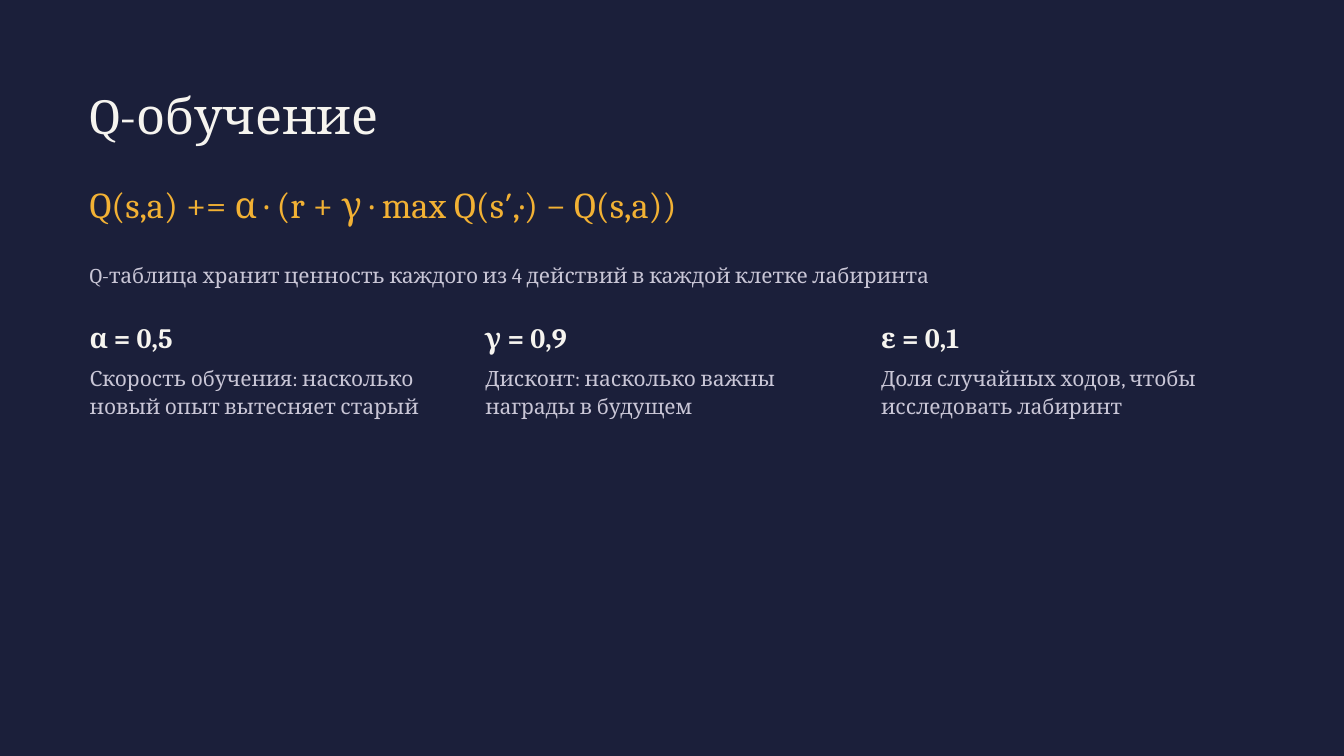
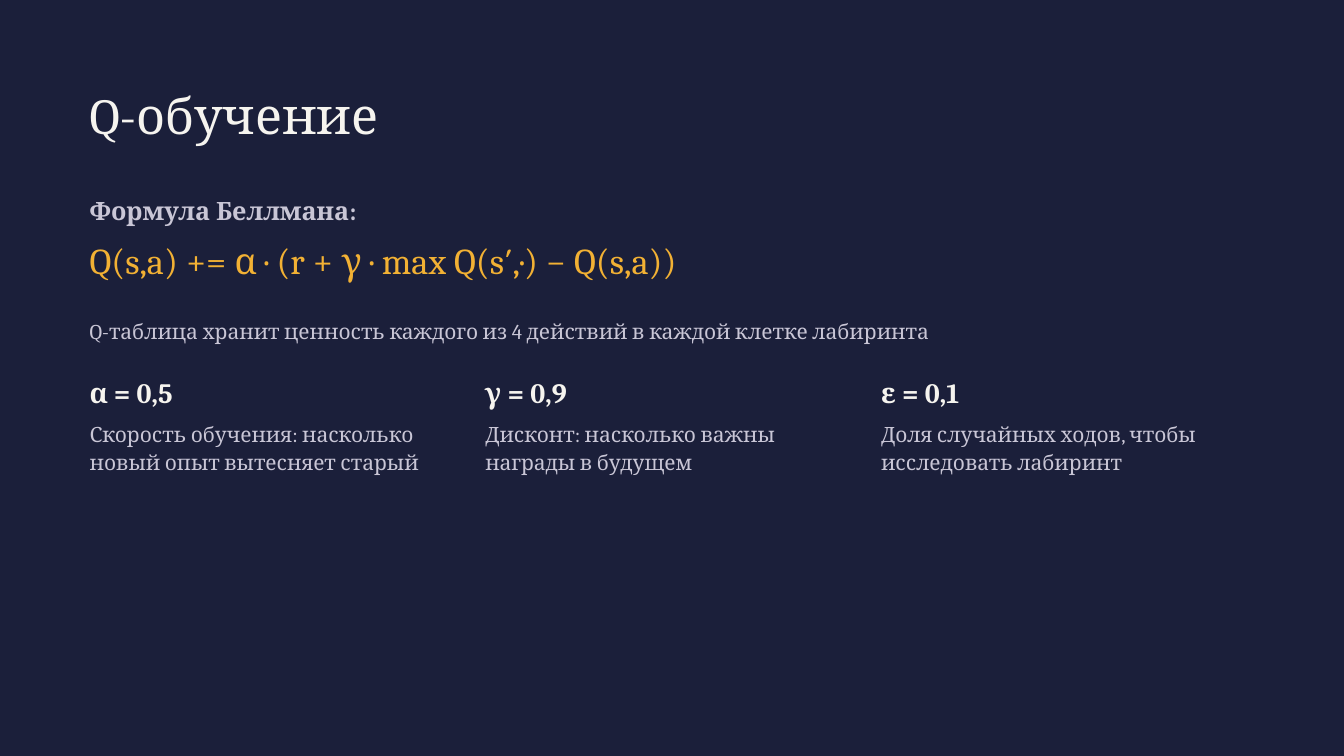
Before and after one commit to AlexLopatin-hub/polytech_labs, a slide deck: slide 4 of Java/lab2/Presentation.pptx. Drawn at 1344x756 pixels with LibreOffice and Linux fonts; fonts in the diff are those of the drawing. Boxes give left, top, right and bottom in pixels: in the first picture for what was removed or moved away, otherwise in the second. Text is boxed around its words. In the diff, an @@ line names an element or a change of style, - is before the commit and + after.

```diff
--- a/Java/lab2/Presentation.pptx
+++ b/Java/lab2/Presentation.pptx
@@ text added at bbox=[90, 202, 349, 226], 18 pt, text #C9C6D6, bold @@
+Формула Беллмана:
@@ 8 texts: place and size @@
-8 texts at bbox=[90, 192, 1195, 419]
+8 texts at bbox=[90, 248, 1195, 475]
```
Also in this commit, not shown: 3 other slides changed, 3 slides added.
